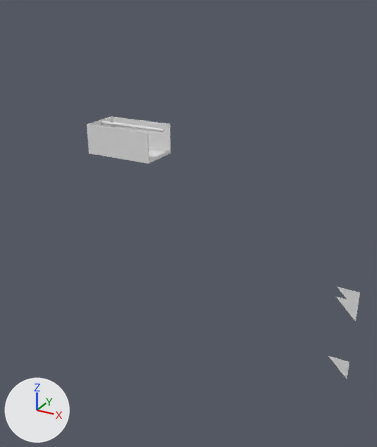
An edit to the glTF model Prueba.glb, drawn before and after from the same camera.
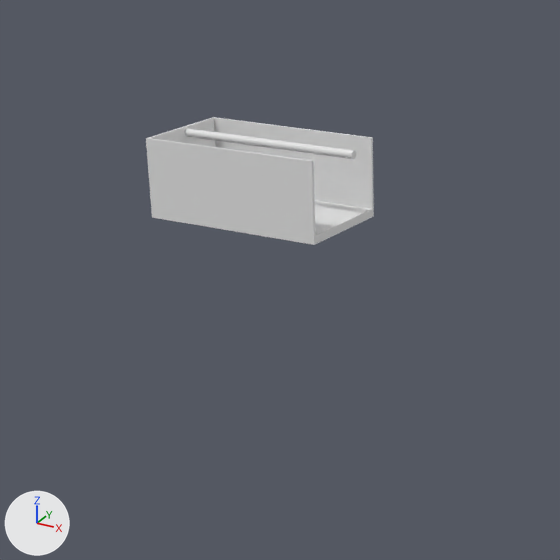
There are two pictures of each version: one whole from a 50 mm lens placed at (24.4, -38.7, 13.3), pointed at (8.2, -9.3, -1.3), one close up on the part from 9% to 63% of the width and 16% to 63% of the height. Every picture has the same lights, and +X, +Y and +Z are marked at lower left. Where no turn or scale is listed for an object, it has been applied to the vertices.

The first close-up shows 'Conducto oval Por defecto [171677].001', 'Muro básico Partición con capa de yeso [171757].001', 'Muro básico Partición con capa de yeso [171805].001', 'Muro básico Partición con capa de yeso [171874].001', 'Suelo Por defecto - 30 cm [171699].001'.
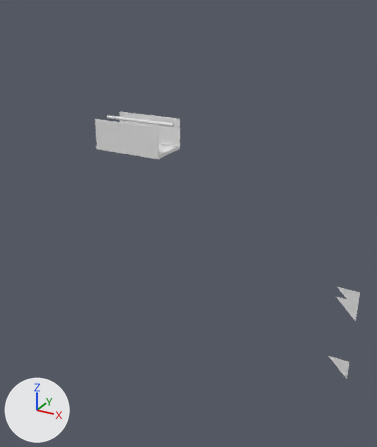
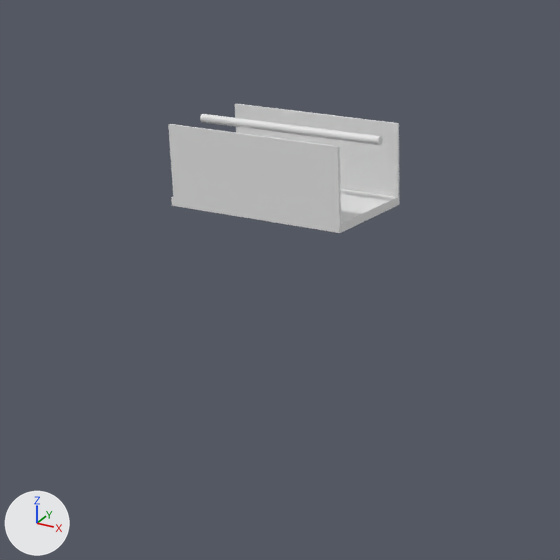
Changed parts and their boxes (x1, y1, x2, y2) in the close-ups (560 x 560 px):
'Muro básico Partición con capa de yeso [171874].001', moved: before (148, 138, 316, 236); after (168, 124, 341, 224)
'Muro básico Partición con capa de yeso [171805].001', moved: before (214, 117, 374, 209); after (235, 104, 399, 197)
'Suelo Por defecto - 30 cm [171699].001', moved: before (151, 200, 374, 245); after (171, 189, 399, 233)
'Conducto oval Por defecto [171677].001', moved: before (185, 128, 356, 159); after (200, 114, 383, 145)
'Muro básico Partición con capa de yeso [171757].001', deleted: before (146, 117, 216, 210)

Patch to the scene script:
```diff
--- a/Prueba.glb.py
+++ b/Prueba.glb.py
@@ ob_conducto_oval_por_defecto__171677__001 @@
 ob_conducto_oval_por_defecto__171677__001 = bpy.data.objects.new('Conducto oval Por defecto [171677].001', me_conducto_oval_por_defecto__171677__geometry_001)
-ob_conducto_oval_por_defecto__171677__001.location = (-0.06, -2.19, -0.75)
+ob_conducto_oval_por_defecto__171677__001.location = (1.32, -2.71, 0.0)
@@ ob_suelo_por_defecto___30_cm__171699__001 @@
 ob_suelo_por_defecto___30_cm__171699__001 = bpy.data.objects.new('Suelo Por defecto - 30 cm [171699].001', me_suelo_por_defecto___30_cm__171699__geometry_001)
-ob_suelo_por_defecto___30_cm__171699__001.location = (-0.06, -2.19, -0.75)
+ob_suelo_por_defecto___30_cm__171699__001.location = (1.32, -2.71, 0.0)
@@ ob_muro_básico_partición_con_capa_de_yeso__171757__001 @@
-ob_muro_básico_partición_con_capa_de_yeso__171757__001 = bpy.data.objects.new('Muro básico Partición con capa de yeso [171757].001', me_muro_básico_partición_con_capa_de_yeso__171757__geometry_001)
-ob_muro_básico_partición_con_capa_de_yeso__171757__001.location = (-0.06, -2.19, -0.75)
@@ ob_muro_básico_partición_con_capa_de_yeso__171805__001 @@
 ob_muro_básico_partición_con_capa_de_yeso__171805__001 = bpy.data.objects.new('Muro básico Partición con capa de yeso [171805].001', me_muro_básico_partición_con_capa_de_yeso__171805__geometry_001)
-ob_muro_básico_partición_con_capa_de_yeso__171805__001.location = (-0.06, -2.19, -0.75)
+ob_muro_básico_partición_con_capa_de_yeso__171805__001.location = (1.32, -2.71, 0.0)
@@ ob_muro_básico_partición_con_capa_de_yeso__171874__001 @@
 ob_muro_básico_partición_con_capa_de_yeso__171874__001 = bpy.data.objects.new('Muro básico Partición con capa de yeso [171874].001', me_muro_básico_partición_con_capa_de_yeso__171874__geometry_001)
-ob_muro_básico_partición_con_capa_de_yeso__171874__001.location = (-0.06, -2.19, -0.75)
+ob_muro_básico_partición_con_capa_de_yeso__171874__001.location = (1.32, -2.71, 0.0)
```
